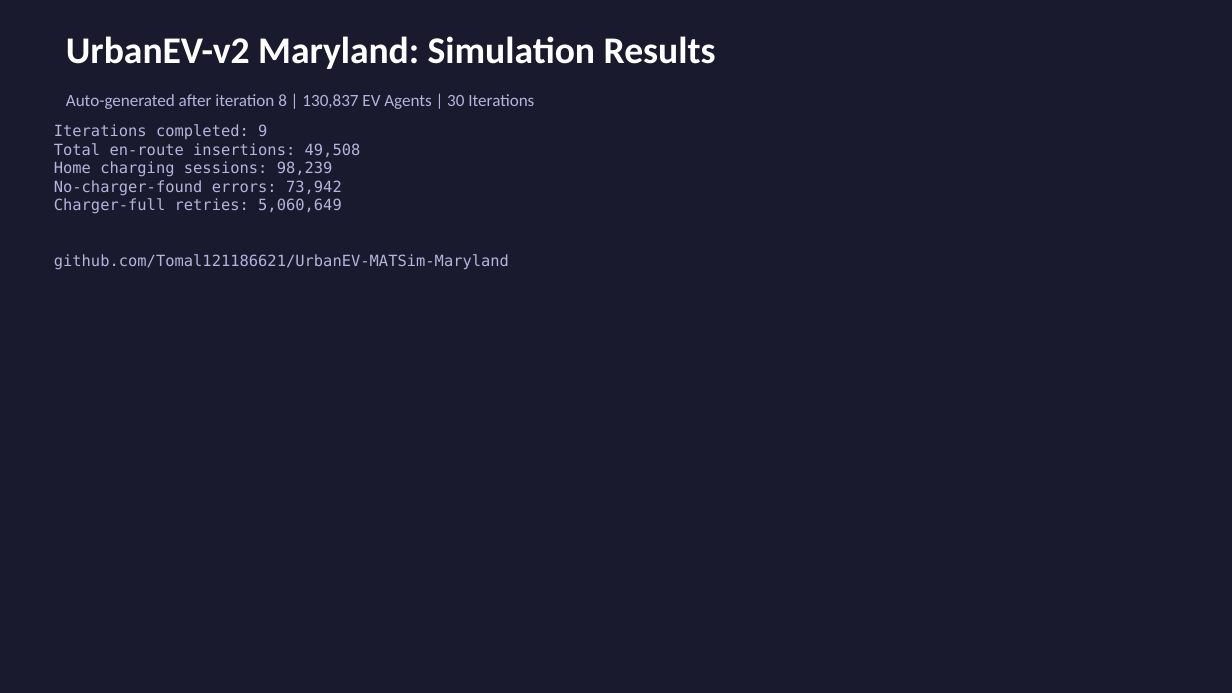
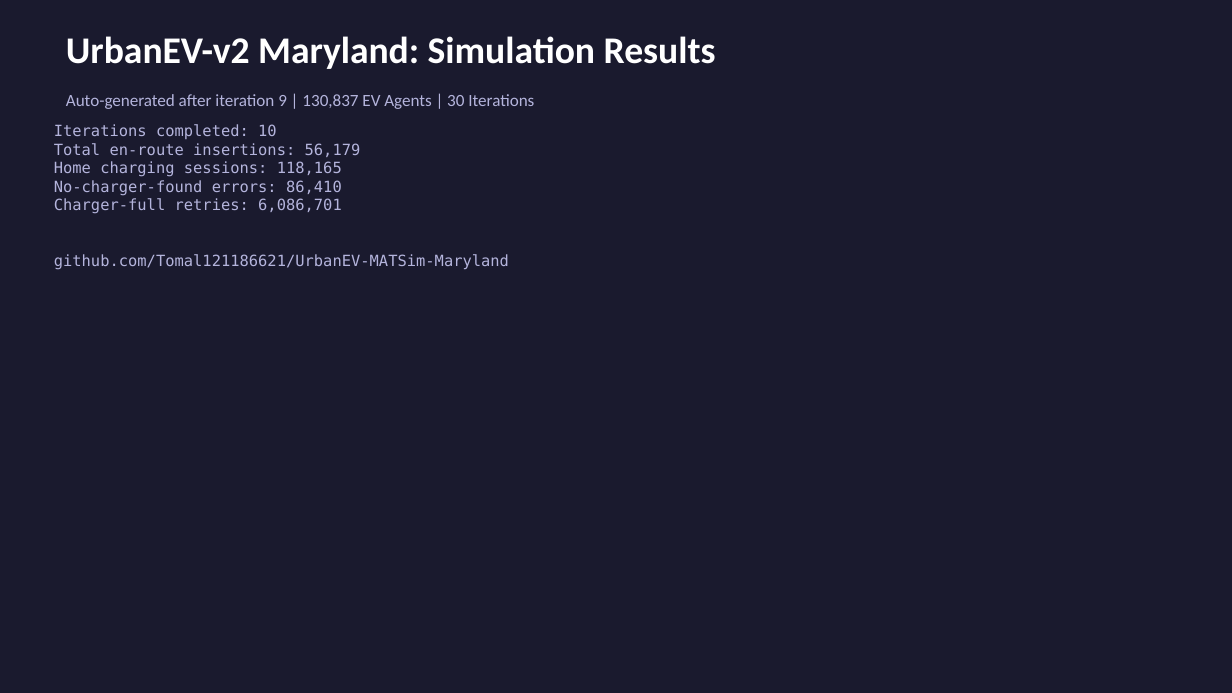
Before and after one commit to Tomal121186621/UrbanEV-MATSim-Maryland, a slide deck: slide 1 of UrbanEV_Results.pptx. Drawn at 1232x693 pixels with LibreOffice and Linux fonts; fonts in the diff are those of the drawing. Boxes give left, top, right and bottom in pixels: in the first picture for what was removed or moved away, otherwise in the second. Text is boxed around its words. In the diff, an @@ line names an element or a change of style, - is before the commit and + after.

Commit message:
Auto-update results after iteration 9

```diff
--- a/UrbanEV_Results.pptx
+++ b/UrbanEV_Results.pptx
@@ text at bbox=[66, 94, 534, 109]: text changed @@
-Auto-generated after iteration 8 | 130,837 EV Agents | 30 Iterations
+Auto-generated after iteration 9 | 130,837 EV Agents | 30 Iterations
@@ text at bbox=[54, 124, 361, 214]: text changed @@
-Iterations completed: 9
-Total en-route insertions: 49,508
-Home charging sessions: 98,239
-No-charger-found errors: 73,942
-Charger-full retries: 5,060,649
+Iterations completed: 10
+Total en-route insertions: 56,179
+Home charging sessions: 118,165
+No-charger-found errors: 86,410
+Charger-full retries: 6,086,701
```
Also in this commit, not shown: 6 other slides changed.
